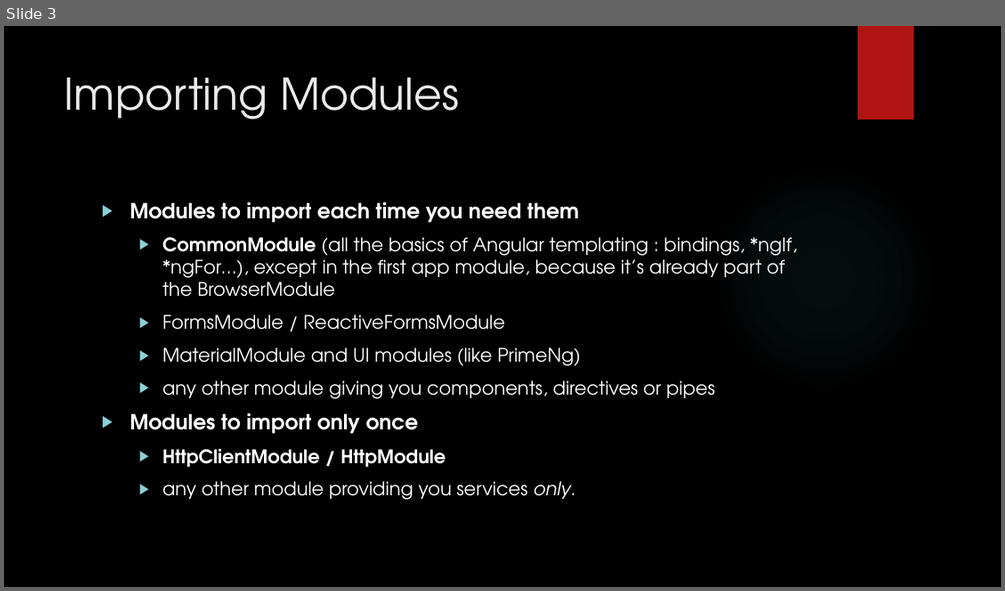
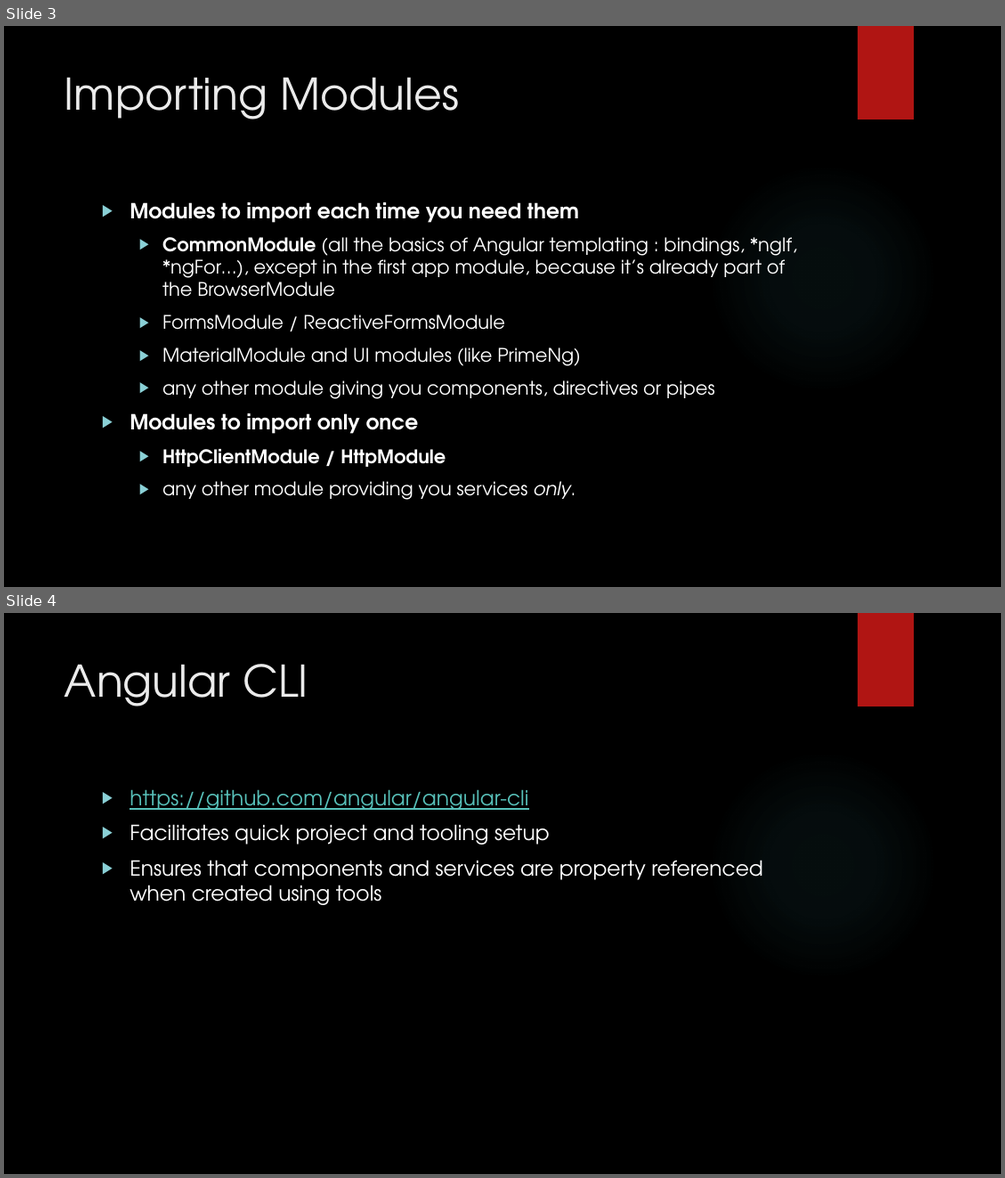
Before and after one commit to jerhemy/angular-presentations, a slide deck: Modules and Webpack.pptx. Shown one above the other, each under a label of ours: slide 3 before the commit, slides 3 and 4 after it. The pictures are 1005x591 and 1005x1178 pixels, drawn with LibreOffice and Linux fonts; fonts in the diff are those of the drawing; background and template pictures are left out. Boxes give left, top, right and bottom in pixels: in the first picture for what was removed or moved away, otherwise in the second. Text is boxed around its words. In the diff, an @@ line names an element or a change of style, - is before the commit and + after.

```diff
--- a/Modules and Webpack.pptx
+++ b/Modules and Webpack.pptx
@@ slide 4 added at (x1=4, y1=613, x2=1001, y2=1174), background picture (left out); not listed: 2 template elements that a slide beside it also shows @@
@@ title added at (x1=65, y1=664, x2=308, y2=706), 42 pt, text #EBEBEB @@
+Angular CLI
@@ text added at (x1=129, y1=789, x2=763, y2=905), 20 pt, text #FFFFFF @@
+▶ https://github.com/angular/angular-cli
+▶ Facilitates quick project and tooling setup
+▶ Ensures that components and services are property referenced when created using tools
```
Also in this commit, not shown: 1 slide changed, 1 other slide added, 22 other files.
